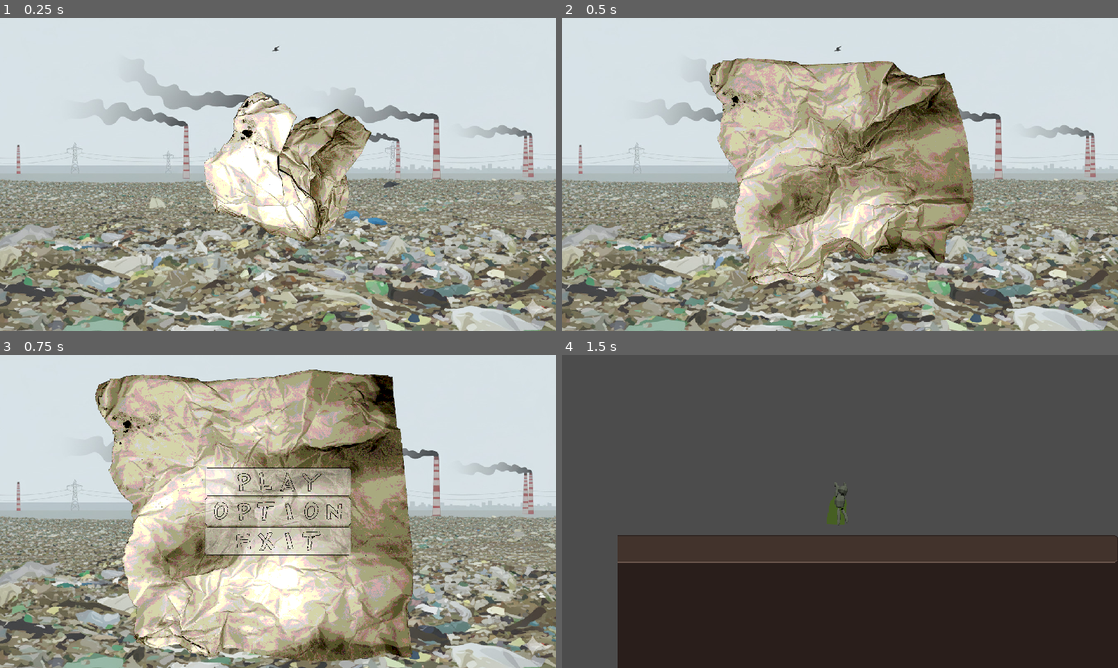
Above: before the commit, frames 1-4 (two rows, left to right).
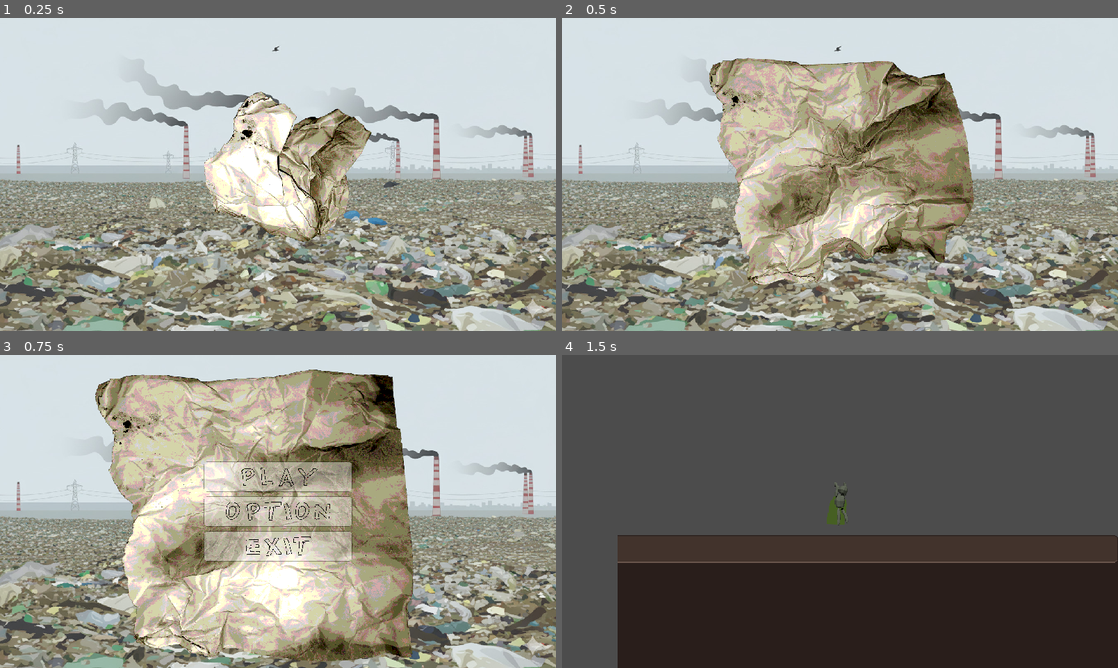
Above: after the commit, the same moments.

Repository: maroisa/everdusk
Game: Godot game, scene res://main_menu.tscn
The game is run twice, just before and just after one commit, with the same random seed, the same clock (stepped at 60 frames per second) and the same inputs.
Inputs (mouse positions are in pixels of both pictures, inside the frame that each line leads up to; where the layout moved, square brackets give the same spot in the first picture):
- Up to frame 1 (0.25 s): no input
- Up to frame 2 (0.5 s): no input
- Up to frame 3 (0.75 s): move the mouse to (400, 495) at 0.52 s; hold D (right) from 0.53 s (still down); click (400, 495) at 0.6 s
- Up to frame 4 (1.5 s): tap Space (jump) at 0.77 s; release D (right) at 1.25 s; click (840, 477) [840, 483] at 1.25 s

Frames 1-2 are identical in both runs. In frame 3, 2.6% of the frame differs, in the area x 36-64%, y 34-66%; in frame 4, nothing differs.

Commit message:
minor tweak main menu

Diff:
--- a/main_menu.tscn
+++ b/main_menu.tscn
@@ -2,12 +2,10 @@
 
 [ext_resource path="res://assets/Everduskbackground.jpg" type="Texture" id=1]
 [ext_resource path="res://main_menu.gd" type="Script" id=2]
-[ext_resource path="res://assets/paper1.png" type="Texture" id=3]
-[ext_resource path="res://assets/paper2.png" type="Texture" id=4]
-[ext_resource path="res://assets/paper3.png" type="Texture" id=5]
-[ext_resource path="res://assets/paper4.png" type="Texture" id=6]
-[ext_resource path="res://assets/paper5.png" type="Texture" id=7]
-[ext_resource path="res://assets/paper6.png" type="Texture" id=8]
+[ext_resource path="res://assets/papers/paper2.png" type="Texture" id=4]
+[ext_resource path="res://assets/papers/paper6.png" type="Texture" id=5]
+[ext_resource path="res://assets/papers/paper5.png" type="Texture" id=6]
+[ext_resource path="res://assets/papers/paper4.png" type="Texture" id=7]
 [ext_resource path="res://assets/menu_fonts/x1.png" type="Texture" id=9]
 [ext_resource path="res://assets/menu_fonts/p1.png" type="Texture" id=10]
 [ext_resource path="res://assets/menu_fonts/y1.png" type="Texture" id=11]
@@ -28,6 +26,8 @@
 [ext_resource path="res://assets/menu_fonts/e1.png" type="Texture" id=26]
 [ext_resource path="res://assets/menu_fonts/x2.png" type="Texture" id=27]
 [ext_resource path="res://assets/menu_fonts/e2.png" type="Texture" id=28]
+[ext_resource path="res://assets/papers/paper3.png" type="Texture" id=29]
+[ext_resource path="res://assets/papers/paper1.png" type="Texture" id=30]
 
 [sub_resource type="Animation" id=2]
 length = 0.001
@@ -47,6 +47,7 @@
 [sub_resource type="Animation" id=1]
 resource_name = "start"
 length = 0.6
+step = 0.05
 tracks/0/type = "value"
 tracks/0/path = NodePath("Paper:texture")
 tracks/0/interp = 1
@@ -57,7 +58,7 @@
 "times": PoolRealArray( 0, 0.1, 0.2, 0.3, 0.4, 0.5, 0.6 ),
 "transitions": PoolRealArray( 1, 1, 1, 1, 1, 1, 1 ),
 "update": 1,
-"values": [ ExtResource( 3 ), ExtResource( 3 ), ExtResource( 4 ), ExtResource( 5 ), ExtResource( 6 ), ExtResource( 7 ), ExtResource( 8 ) ]
+"values": [ ExtResource( 30 ), ExtResource( 30 ), ExtResource( 4 ), ExtResource( 29 ), ExtResource( 7 ), ExtResource( 6 ), ExtResource( 5 ) ]
 }
 
 [sub_resource type="StyleBoxFlat" id=4]
@@ -89,10 +90,10 @@
 corner_radius_bottom_right = 4
 corner_radius_bottom_left = 4
 corner_detail = 1
-expand_margin_left = 8.0
-expand_margin_right = 8.0
-expand_margin_top = 8.0
-expand_margin_bottom = 8.0
+expand_margin_left = 10.0
+expand_margin_right = 10.0
+expand_margin_top = 10.0
+expand_margin_bottom = 10.0
 
 [node name="MainMenu" type="Control"]
 anchor_right = 1.0
@@ -121,10 +122,10 @@
 
 [node name="VB" type="VBoxContainer" parent="Paper/C"]
 margin_left = 480.0
-margin_top = 268.0
+margin_top = 256.0
 margin_right = 800.0
-margin_bottom = 452.0
-custom_constants/separation = 20
+margin_bottom = 464.0
+custom_constants/separation = 32
 
 [node name="PlayButton" type="Button" parent="Paper/C/VB"]
 margin_right = 320.0
@@ -137,38 +138,39 @@
 [node name="Normal" type="HBoxContainer" parent="Paper/C/VB/PlayButton"]
 anchor_right = 1.0
 anchor_bottom = 1.0
+custom_constants/separation = -2
 alignment = 1
 __meta__ = {
 "_edit_use_anchors_": true
 }
 
 [node name="P" type="TextureRect" parent="Paper/C/VB/PlayButton/Normal"]
-margin_left = 58.0
-margin_right = 106.0
+margin_left = 67.0
+margin_right = 115.0
 margin_bottom = 48.0
 rect_min_size = Vector2( 48, 0 )
 texture = ExtResource( 10 )
 expand = true
 
 [node name="L" type="TextureRect" parent="Paper/C/VB/PlayButton/Normal"]
-margin_left = 110.0
-margin_right = 158.0
+margin_left = 113.0
+margin_right = 161.0
 margin_bottom = 48.0
 rect_min_size = Vector2( 48, 0 )
 texture = ExtResource( 13 )
 expand = true
 
 [node name="A" type="TextureRect" parent="Paper/C/VB/PlayButton/Normal"]
-margin_left = 162.0
-margin_right = 210.0
+margin_left = 159.0
+margin_right = 207.0
 margin_bottom = 48.0
 rect_min_size = Vector2( 48, 0 )
 texture = ExtResource( 12 )
 expand = true
 
 [node name="Y" type="TextureRect" parent="Paper/C/VB/PlayButton/Normal"]
-margin_left = 214.0
-margin_right = 262.0
+margin_left = 205.0
+margin_right = 253.0
 margin_bottom = 48.0
 rect_min_size = Vector2( 48, 0 )
 texture = ExtResource( 11 )
@@ -178,6 +180,7 @@
 visible = false
 anchor_right = 1.0
 anchor_bottom = 1.0
+custom_constants/separation = -2
 alignment = 1
 __meta__ = {
 "_edit_use_anchors_": true
@@ -216,9 +219,9 @@
 expand = true
 
 [node name="OptionButton" type="Button" parent="Paper/C/VB"]
-margin_top = 68.0
+margin_top = 80.0
 margin_right = 320.0
-margin_bottom = 116.0
+margin_bottom = 128.0
 rect_min_size = Vector2( 320, 48 )
 custom_styles/hover = SubResource( 4 )
 custom_styles/pressed = SubResource( 4 )
@@ -227,54 +230,55 @@
 [node name="Normal" type="HBoxContainer" parent="Paper/C/VB/OptionButton"]
 anchor_right = 1.0
 anchor_bottom = 1.0
+custom_constants/separation = -2
 alignment = 1
 __meta__ = {
 "_edit_use_anchors_": true
 }
 
 [node name="O" type="TextureRect" parent="Paper/C/VB/OptionButton/Normal"]
-margin_left = 6.0
-margin_right = 54.0
+margin_left = 33.0
+margin_right = 81.0
 margin_bottom = 48.0
 rect_min_size = Vector2( 48, 0 )
 texture = ExtResource( 18 )
 expand = true
 
 [node name="P" type="TextureRect" parent="Paper/C/VB/OptionButton/Normal"]
-margin_left = 58.0
-margin_right = 106.0
+margin_left = 79.0
+margin_right = 127.0
 margin_bottom = 48.0
 rect_min_size = Vector2( 48, 0 )
 texture = ExtResource( 10 )
 expand = true
 
 [node name="T" type="TextureRect" parent="Paper/C/VB/OptionButton/Normal"]
-margin_left = 110.0
-margin_right = 158.0
+margin_left = 125.0
+margin_right = 173.0
 margin_bottom = 48.0
 rect_min_size = Vector2( 48, 0 )
 texture = ExtResource( 19 )
 expand = true
 
 [node name="I" type="TextureRect" parent="Paper/C/VB/OptionButton/Normal"]
-margin_left = 162.0
-margin_right = 210.0
-margin_bottom = 48.0
-rect_min_size = Vector2( 48, 0 )
+margin_left = 171.0
+margin_right = 195.0
+margin_bottom = 48.0
+rect_min_size = Vector2( 24, 0 )
 texture = ExtResource( 20 )
 expand = true
 
 [node name="O2" type="TextureRect" parent="Paper/C/VB/OptionButton/Normal"]
-margin_left = 214.0
-margin_right = 262.0
+margin_left = 193.0
+margin_right = 241.0
 margin_bottom = 48.0
 rect_min_size = Vector2( 48, 0 )
 texture = ExtResource( 18 )
 expand = true
 
 [node name="N" type="TextureRect" parent="Paper/C/VB/OptionButton/Normal"]
-margin_left = 266.0
-margin_right = 314.0
+margin_left = 239.0
+margin_right = 287.0
 margin_bottom = 48.0
 rect_min_size = Vector2( 48, 0 )
 texture = ExtResource( 21 )
@@ -284,6 +288,7 @@
 visible = false
 anchor_right = 1.0
 anchor_bottom = 1.0
+custom_constants/separation = -2
 alignment = 1
 __meta__ = {
 "_edit_use_anchors_": true
@@ -317,7 +322,7 @@
 margin_left = 162.0
 margin_right = 210.0
 margin_bottom = 48.0
-rect_min_size = Vector2( 48, 0 )
+rect_min_size = Vector2( 24, 0 )
 texture = ExtResource( 23 )
 expand = true
 
@@ -338,9 +343,9 @@
 expand = true
 
 [node name="ExitButton" type="Button" parent="Paper/C/VB"]
-margin_top = 136.0
+margin_top = 160.0
 margin_right = 320.0
-margin_bottom = 184.0
+margin_bottom = 208.0
 rect_min_size = Vector2( 320, 48 )
 custom_styles/hover = SubResource( 4 )
 custom_styles/pressed = SubResource( 4 )
@@ -349,38 +354,39 @@
 [node name="Normal" type="HBoxContainer" parent="Paper/C/VB/ExitButton"]
 anchor_right = 1.0
 anchor_bottom = 1.0
+custom_constants/separation = -2
 alignment = 1
 __meta__ = {
 "_edit_use_anchors_": true
 }
 
 [node name="E" type="TextureRect" parent="Paper/C/VB/ExitButton/Normal"]
-margin_left = 58.0
-margin_right = 106.0
+margin_left = 79.0
+margin_right = 127.0
 margin_bottom = 48.0
 rect_min_size = Vector2( 48, 0 )
 texture = ExtResource( 26 )
 expand = true
 
 [node name="X" type="TextureRect" parent="Paper/C/VB/ExitButton/Normal"]
-margin_left = 110.0
-margin_right = 158.0
+margin_left = 125.0
+margin_right = 173.0
 margin_bottom = 48.0
 rect_min_size = Vector2( 48, 0 )
 texture = ExtResource( 9 )
 expand = true
 
 [node name="I" type="TextureRect" parent="Paper/C/VB/ExitButton/Normal"]
-margin_left = 162.0
-margin_right = 210.0
-margin_bottom = 48.0
-rect_min_size = Vector2( 48, 0 )
+margin_left = 171.0
+margin_right = 195.0
+margin_bottom = 48.0
+rect_min_size = Vector2( 24, 0 )
 texture = ExtResource( 20 )
 expand = true
 
 [node name="T" type="TextureRect" parent="Paper/C/VB/ExitButton/Normal"]
-margin_left = 214.0
-margin_right = 262.0
+margin_left = 193.0
+margin_right = 241.0
 margin_bottom = 48.0
 rect_min_size = Vector2( 48, 0 )
 texture = ExtResource( 19 )
@@ -390,6 +396,7 @@
 visible = false
 anchor_right = 1.0
 anchor_bottom = 1.0
+custom_constants/separation = -2
 alignment = 1
 __meta__ = {
 "_edit_use_anchors_": true
@@ -415,7 +422,7 @@
 margin_left = 162.0
 margin_right = 210.0
 margin_bottom = 48.0
-rect_min_size = Vector2( 48, 0 )
+rect_min_size = Vector2( 24, 0 )
 texture = ExtResource( 23 )
 expand = true
 
Binary file changed: assets/menu_fonts/i1.png
Binary file changed: assets/menu_fonts/i2.png
Renamed: assets/paper1.png -> assets/papers/paper1.png
Renamed: assets/paper2.png -> assets/papers/paper2.png
Renamed: assets/paper3.png -> assets/papers/paper3.png
Renamed: assets/paper4.png -> assets/papers/paper4.png
Renamed: assets/paper5.png -> assets/papers/paper5.png
Renamed: assets/paper6.png -> assets/papers/paper6.png
